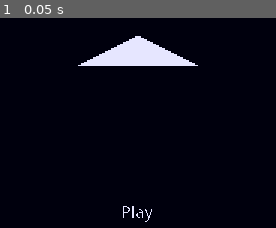
Above: before the commit, frame 1.
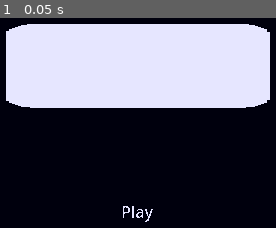
Above: after the commit, the same moment.

Repository: songbirdgamedev/b1t-jam-3-offering
Game: Godot game, scene res://scenes/title_screen.tscn
Same seed, same stepped clock (60 frames per second), same inputs: the game is played once before the commit and once after it. The engine's default icon, where the game draws it, is replaced by a stand-in: a white triangle on a blue panel in a dark square.
Inputs:
- Up to frame 1 (0.05 s): no input

The runs differ from the first frame. In frame 1, 35% of the frame differs, in the area x 2-98%, y 2-97%.

Commit message:
Add font

Diff:
--- a/resources/1-bit.gdshader
+++ b/resources/1-bit.gdshader
@@ -5,7 +5,7 @@
 void fragment()
 {
 	vec4 original_colour = texture(SCREEN_TEXTURE,SCREEN_UV);
-	if (original_colour.b < 0.8){
+	if (original_colour.b < 0.6){
 		COLOR = vec4(0.0,0.0,0.05,1.0);
 	}else{
 		COLOR = vec4(0.9,0.9,1,1.0);
--- a/scenes/game_over.tscn
+++ b/scenes/game_over.tscn
@@ -1,6 +1,6 @@
 [gd_scene load_steps=3 format=3 uid="uid://sps7x471n2bo"]
 
-[ext_resource type="Shader" uid="uid://d0g20hi08muw6" path="res://Resources/1-bit.gdshader" id="1_xeevv"]
+[ext_resource type="Shader" uid="uid://d0g20hi08muw6" path="res://resources/1-bit.gdshader" id="1_xeevv"]
 
 [sub_resource type="ShaderMaterial" id="ShaderMaterial_wqhvx"]
 shader = ExtResource("1_xeevv")
@@ -14,6 +14,15 @@
 offset_bottom = 360.0
 color = Color(0, 0, 0, 1)
 
+[node name="Label" type="RichTextLabel" parent="CanvasLayer/Background"]
+layout_mode = 0
+offset_left = 128.0
+offset_top = 64.0
+offset_right = 512.0
+offset_bottom = 128.0
+bbcode_enabled = true
+text = "[rainbow]hellooo[/rainbow]"
+
 [node name="ShaderRect" type="ColorRect" parent="CanvasLayer"]
 material = SubResource("ShaderMaterial_wqhvx")
 offset_right = 640.0
--- a/scenes/title_screen.tscn
+++ b/scenes/title_screen.tscn
@@ -1,6 +1,6 @@
 [gd_scene load_steps=4 format=3 uid="uid://cn5f6yumavoep"]
 
-[ext_resource type="Shader" uid="uid://d0g20hi08muw6" path="res://Resources/1-bit.gdshader" id="1_fgkus"]
+[ext_resource type="Shader" uid="uid://d0g20hi08muw6" path="res://resources/1-bit.gdshader" id="1_fgkus"]
 [ext_resource type="Texture2D" uid="uid://0wdta4hc3gui" path="res://icon.svg" id="1_sa3yf"]
 
 [sub_resource type="ShaderMaterial" id="ShaderMaterial_sa3yf"]
Binary file added: assets/Kenney Mini Square.ttf
Not shown, added: assets/Kenney Mini Square.ttf.import
